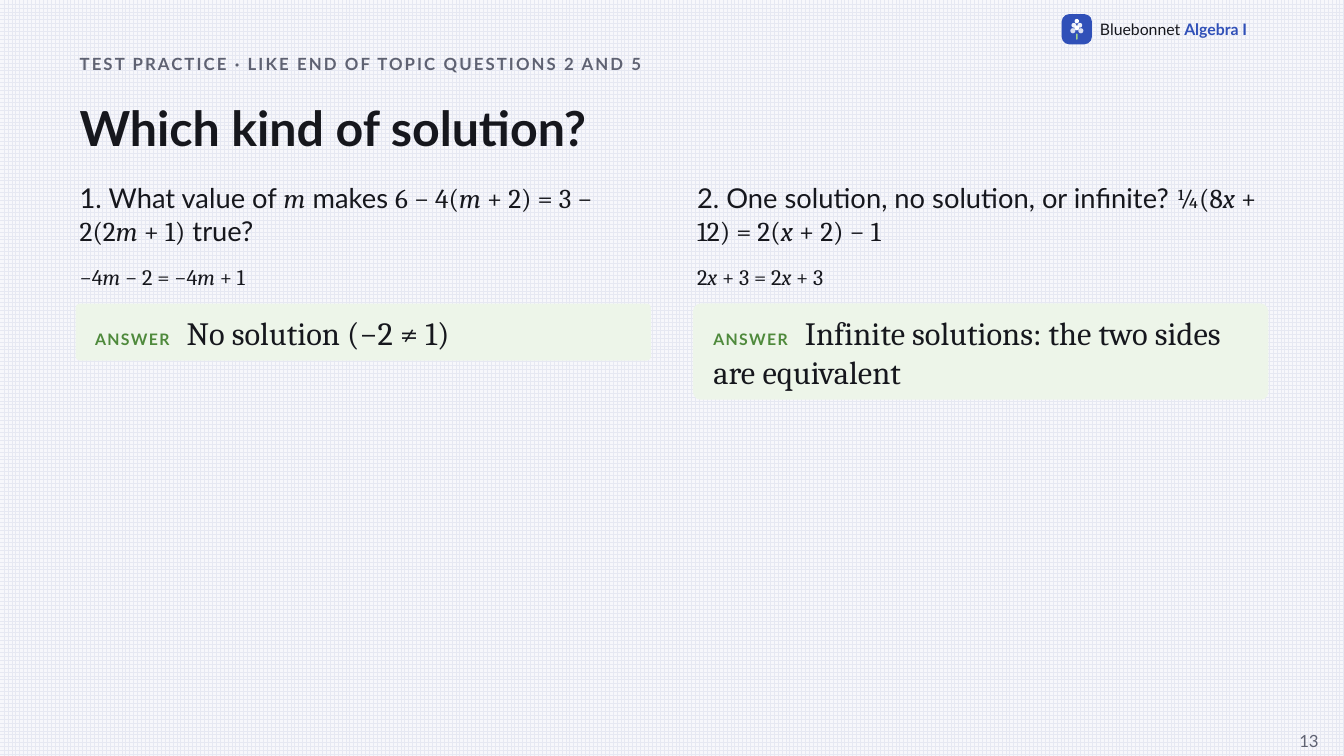
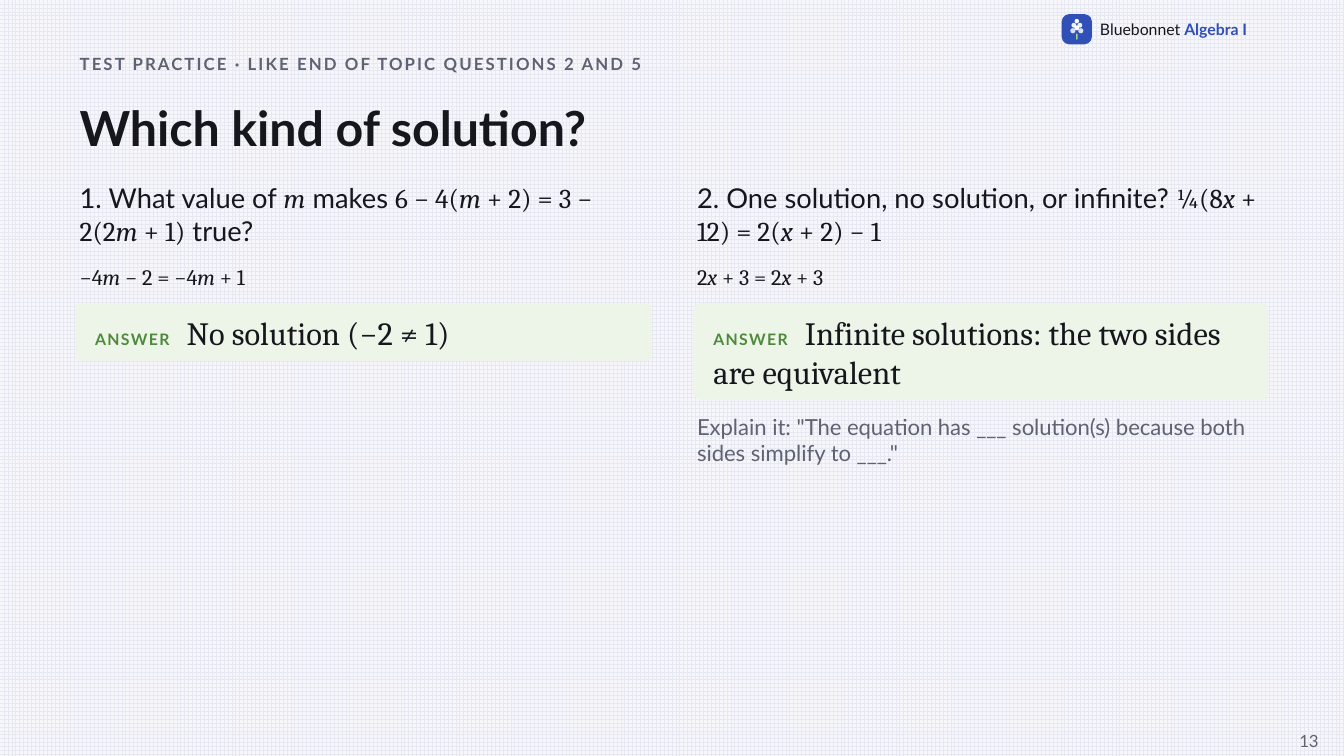
Before and after one commit to Apolloat2022/Algebra1M2U1L4, a slide deck: slide 13 of Module 3 topic 1/m3t1-lesson1-solving-linear-equations.pptx. Drawn at 1344x756 pixels with LibreOffice and Linux fonts; fonts in the diff are those of the drawing. Boxes give left, top, right and bottom in pixels: in the first picture for what was removed or moved away, otherwise in the second. Text is boxed around its words. In the diff, an @@ line names an element or a change of style, - is before the commit and + after.

```diff
--- a/Module 3 topic 1/m3t1-lesson1-solving-linear-equations.pptx
+++ b/Module 3 topic 1/m3t1-lesson1-solving-linear-equations.pptx
@@ text added at <box>697,418,1245,465</box>, 15.8 pt, text #5F6272 @@
+Explain it: "The equation has ___ solution(s) because both sides simplify to ___."
```
Also in this commit, not shown: 33 other files.
